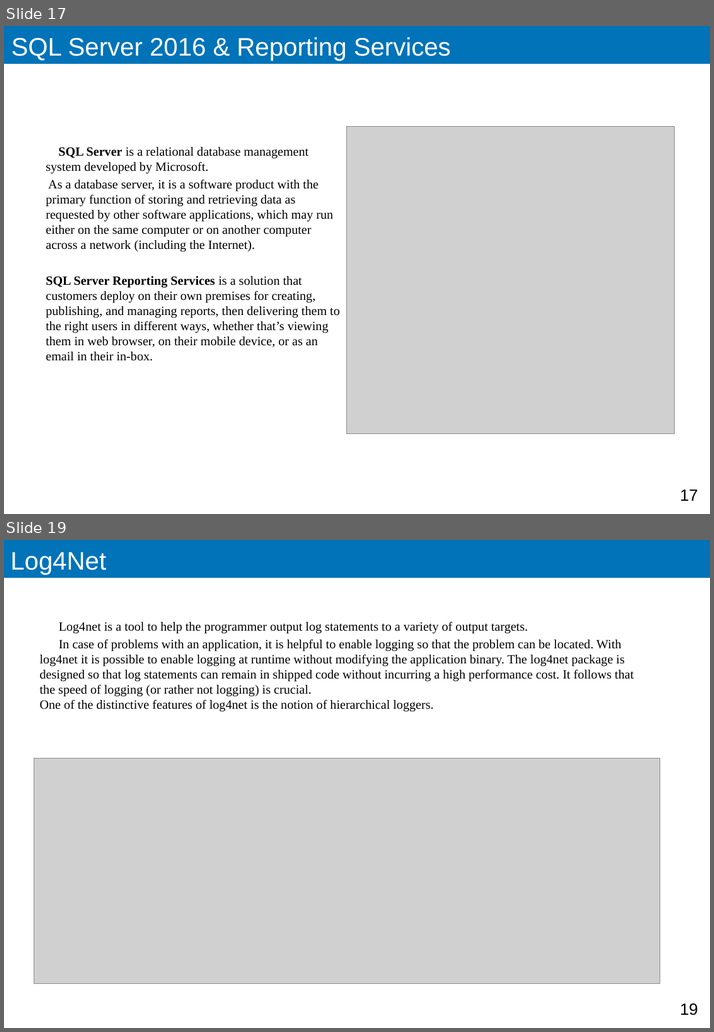
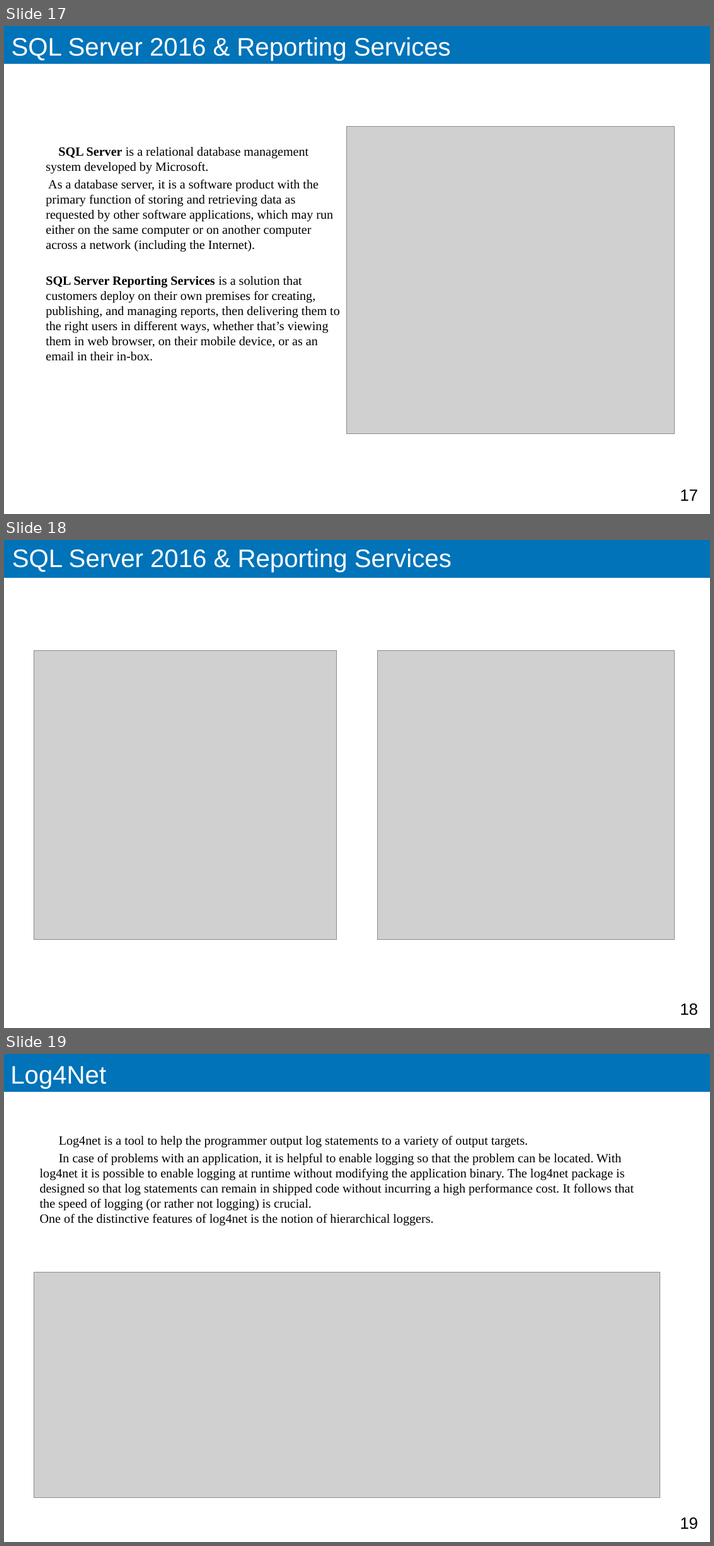
Before and after one commit to sorryb/Northwind, a slide deck: Documents/Application.Architecture.pptx. Shown one above the other, each under a label of ours: slides 17 and 19 before the commit, slides 17, 18 and 19 after it; the slides between them are not shown. The pictures are 714x1032 and 714x1546 pixels, drawn with LibreOffice and Linux fonts; fonts in the diff are those of the drawing; grey boxes stand for pictures. Boxes give left, top, right and bottom in pixels: in the first picture for what was removed or moved away, otherwise in the second. Text is boxed around its words. In the diff, an @@ line names an element or a change of style, - is before the commit and + after.

```diff
--- a/Documents/Application.Architecture.pptx
+++ b/Documents/Application.Architecture.pptx
@@ slide 18 added at (4, 540, 710, 1028), background #FFFFFF; not listed: 1 template element that a slide beside it also shows @@
@@ title added at (12, 549, 451, 572), 28 pt, text #FFFFFF @@
+SQL Server 2016 & Reporting Services
@@ picture added at (34, 651, 337, 940) @@
@@ picture added at (378, 651, 674, 940) @@
@@ page number added at (679, 1004, 698, 1016), 18 pt, text #000000 @@
+18
```
Also in this commit, not shown: 3 slides changed, 2 other slides added, 1 slide removed.
